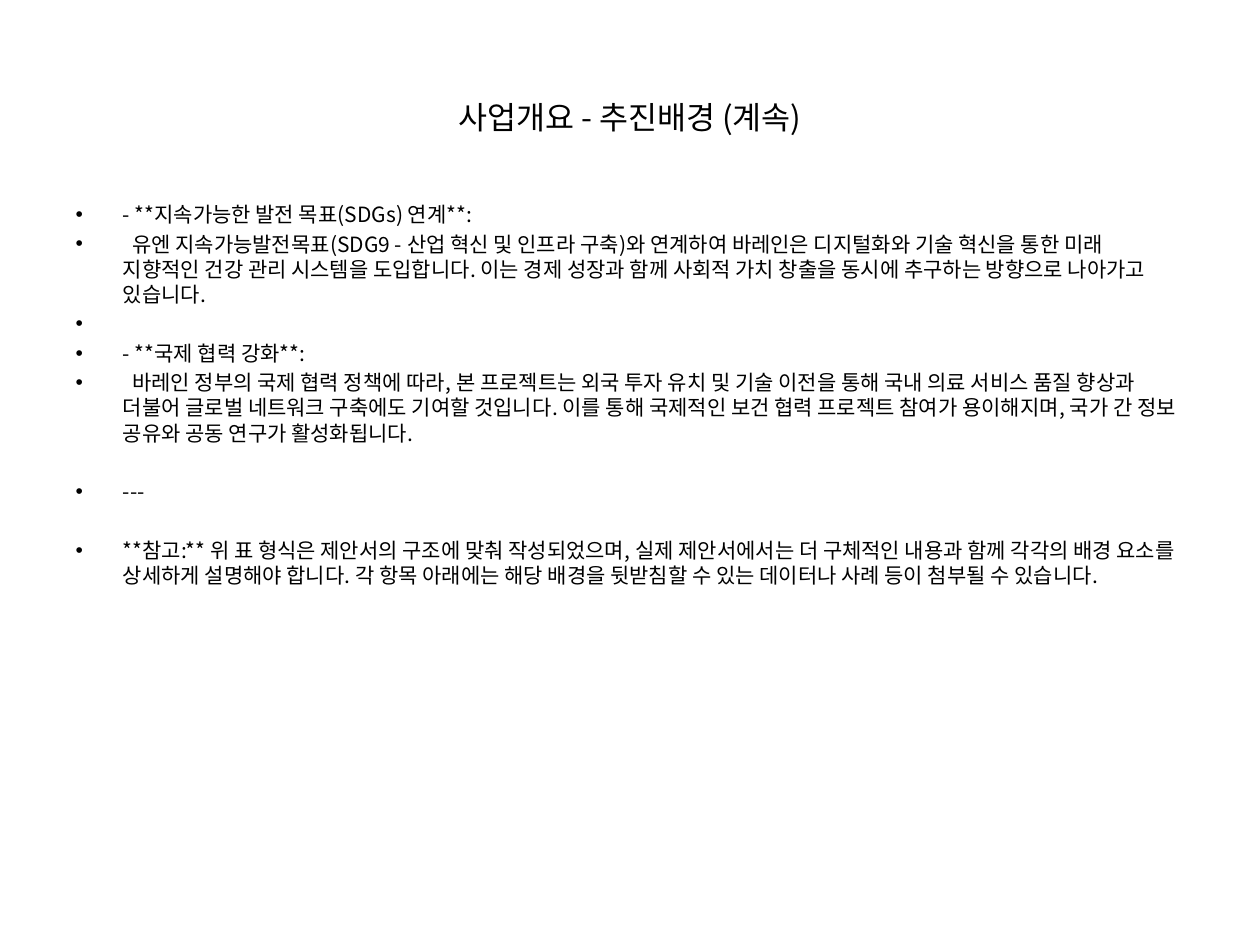
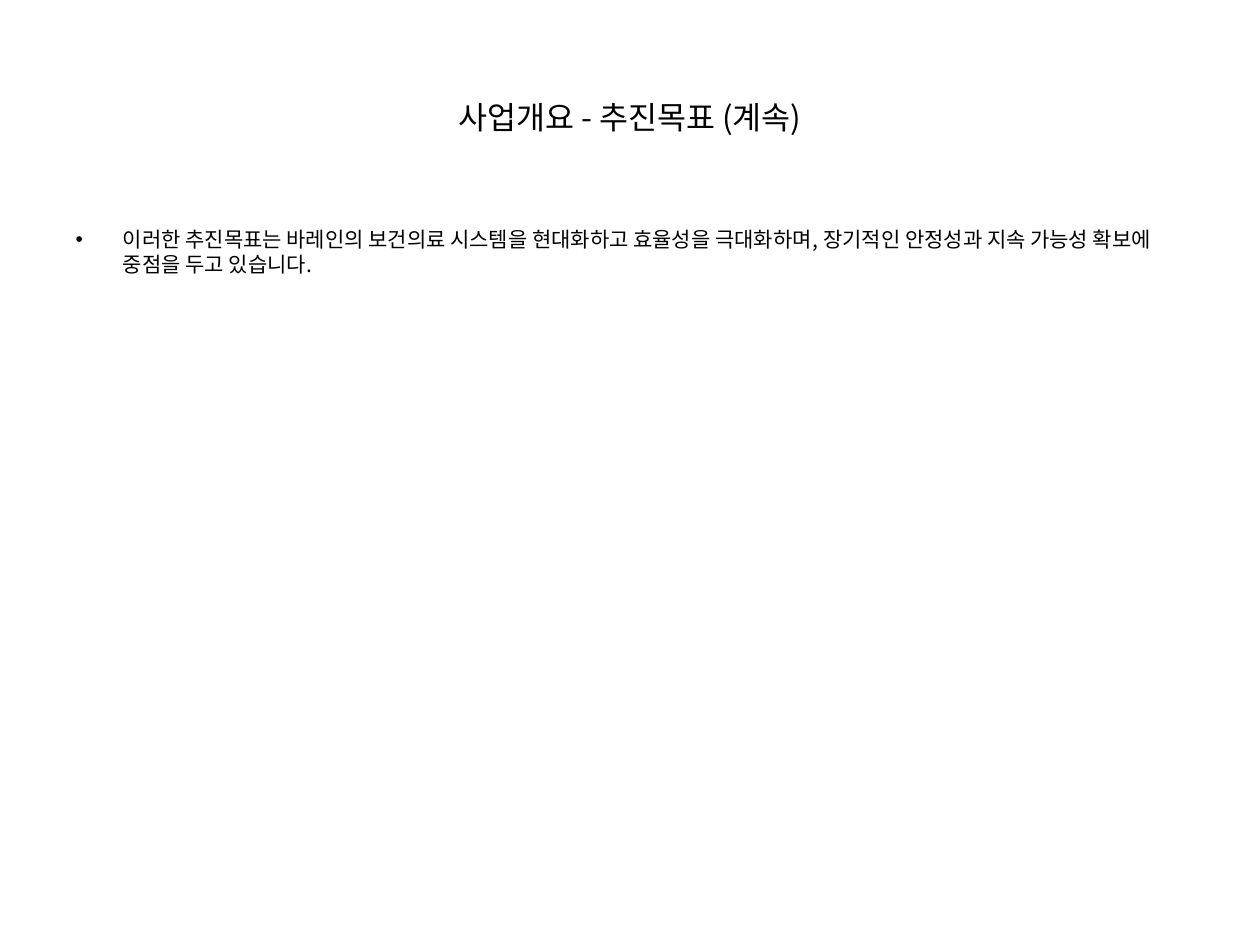
Before and after one commit to anskong/llm_mission, a slide deck: slide 7 of generated_ppt.pptx (slide 3 before the commit). Drawn at 1260x945 pixels with LibreOffice and Linux fonts; fonts in the diff are those of the drawing. Boxes give left, top, right and bottom in pixels: in the first picture for what was removed or moved away, otherwise in the second. Text is boxed around its words. In the diff, an @@ line names an element or a change of style, - is before the commit and + after.

```diff
--- a/generated_ppt.pptx
+++ b/generated_ppt.pptx
@@ title at (458,103,801,135): text changed @@
-사업개요 - 추진배경 (계속)
+사업개요 - 추진목표 (계속)
@@ text at (123,229,1151,274): text changed @@
-• - **지속가능한 발전 목표(SDGs) 연계**:
-• 유엔 지속가능발전목표(SDG9 - 산업 혁신 및 인프라 구축)와 연계하여 바레인은 디지털화와 기술 혁신을 통한 미래 지향적인 건강 관리 시스템을 도입합니다. 이는 경제 성장과 함께 사회적 가치 창출을 동시에 추구하는 방향으로 나아가고 있습니다.
-• - **국제 협력 강화**:
-• 바레인 정부의 국제 협력 정책에 따라, 본 프로젝트는 외국 투자 유치 및 기술 이전을 통해 국내 의료 서비스 품질 향상과 더불어 글로벌 네트워크 구축에도 기여할 것입니다. 이를 통해 국제적인 보건 협력 프로젝트 참여가 용이해지며, 국가 간 정보 공유와 공동 연구가 활성화됩니다.
-• ---
-• **참고:** 위 표 형식은 제안서의 구조에 맞춰 작성되었으며, 실제 제안서에서는 더 구체적인 내용과 함께 각각의 배경 요소를 상세하게 설명해야 합니다. 각 항목 아래에는 해당 배경을 뒷받침할 수 있는 데이터나 사례 등이 첨부될 수 있습니다.
+• 이러한 추진목표는 바레인의 보건의료 시스템을 현대화하고 효율성을 극대화하며, 장기적인 안정성과 지속 가능성 확보에 중점을 두고 있습니다.
```
Also in this commit, not shown: 2 other slides changed, 19 slides added, 1 other file.
